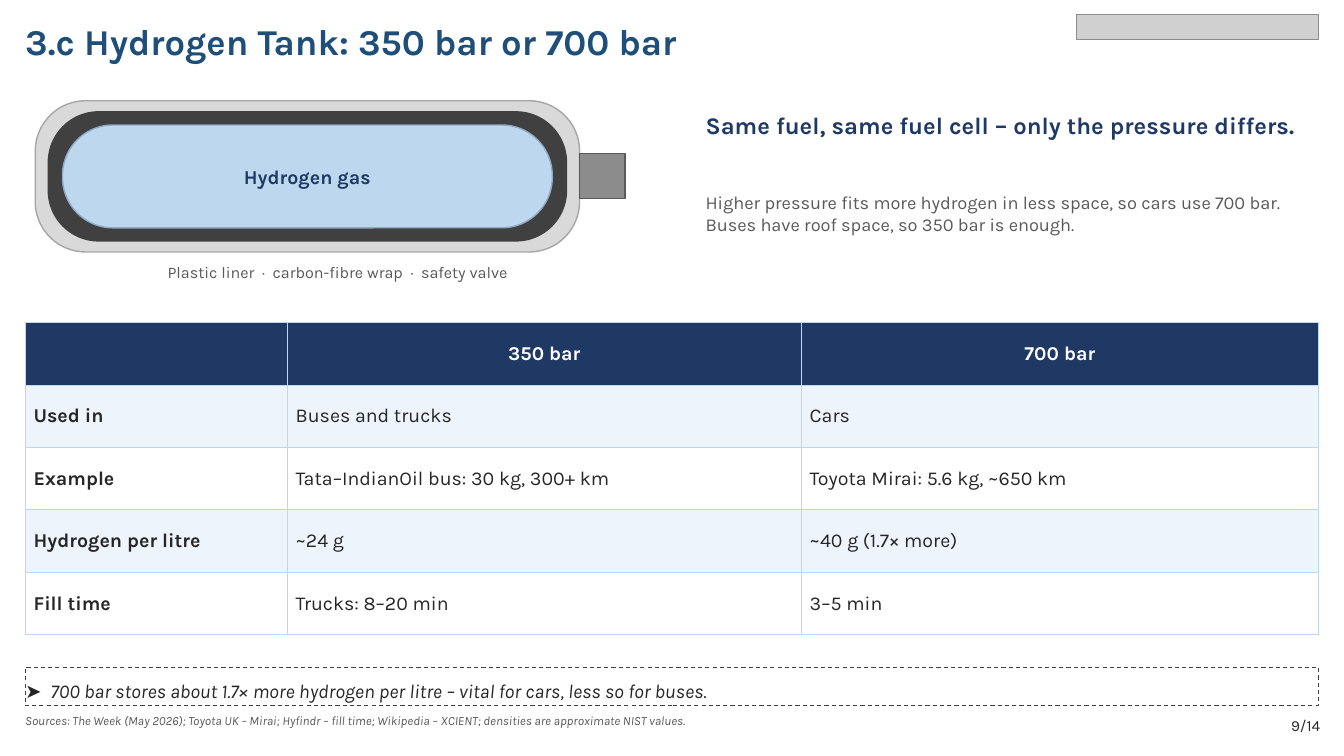
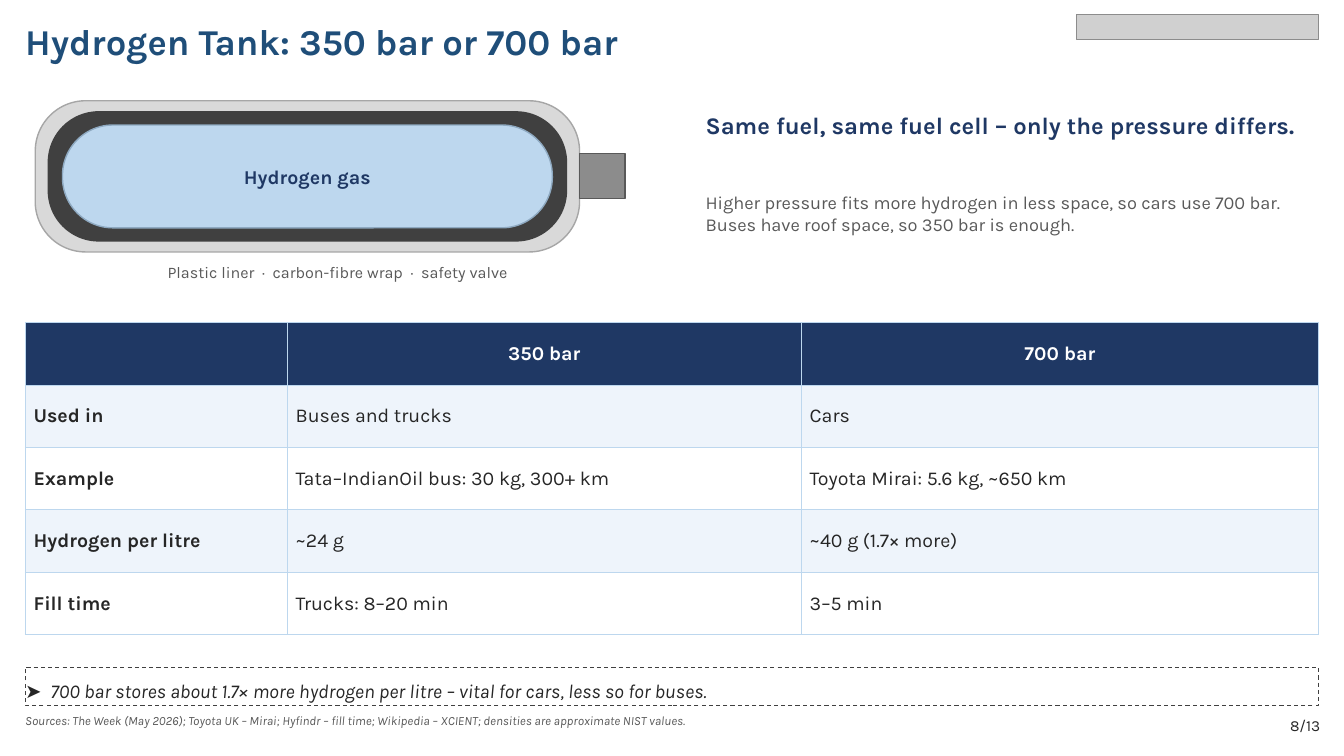
Before and after one commit to Crypto-ashish/hydrogen-car, a slide deck: slide 9 of Hydrogen_Vehicle_Study.pptx (slide 10 before the commit). Drawn at 1344x756 pixels with LibreOffice and Linux fonts; fonts in the diff are those of the drawing; grey boxes stand for pictures. Boxes give left, top, right and bottom in pixels: in the first picture for what was removed or moved away, otherwise in the second. Text is boxed around its words. In the diff, an @@ line names an element or a change of style, - is before the commit and + after.

```diff
--- a/Hydrogen_Vehicle_Study.pptx
+++ b/Hydrogen_Vehicle_Study.pptx
@@ text at bbox=[25, 30, 618, 64]: text changed @@
-3.c Hydrogen Tank: 350 bar or 700 bar
+Hydrogen Tank: 350 bar or 700 bar
@@ text at bbox=[1290, 719, 1320, 732]: text changed @@
-9/14
+8/13
```
Also in this commit, not shown: 12 other slides changed, 1 slide removed.
